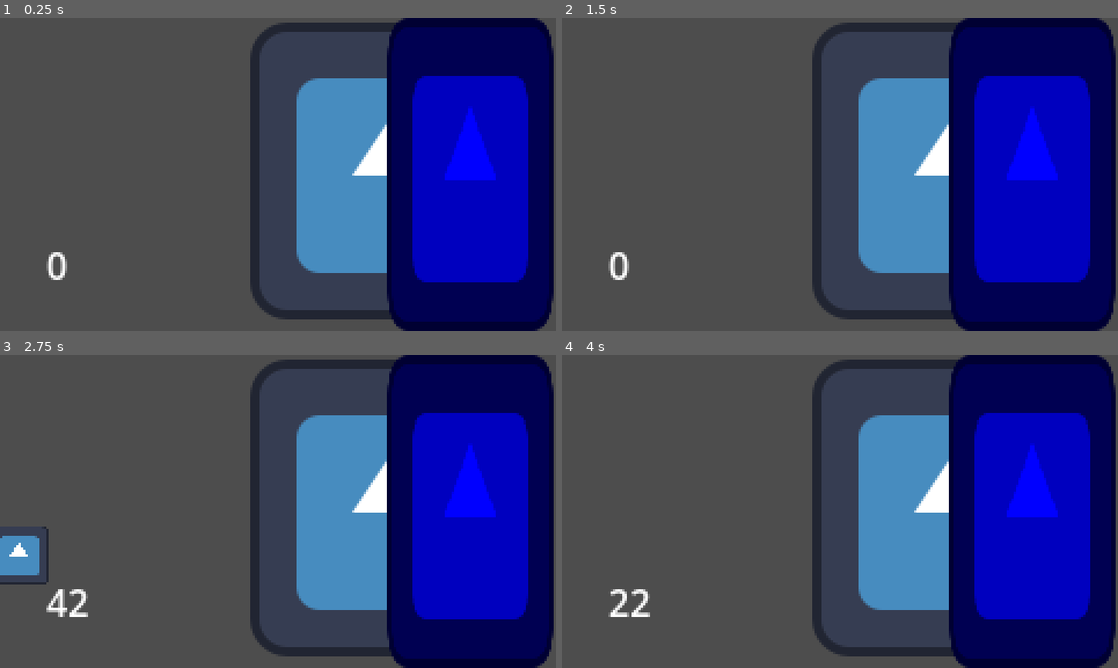
Above: before the commit, frames 1-4 (two rows, left to right).
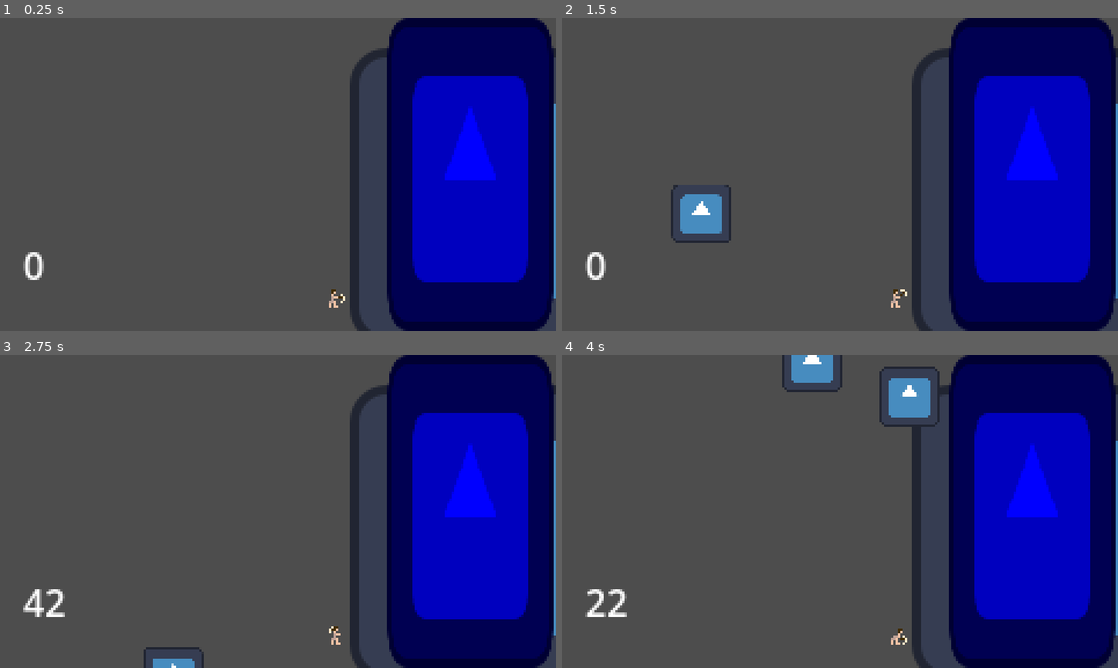
Above: after the commit, the same moments.

Repository: DannyIsYog/incremental-jam-24
Game: Godot game, scene res://Game/Scenes/MainScene.tscn
The game is run twice, just before and just after one commit, with the same random seed, the same clock (stepped at 60 frames per second) and the same inputs. The engine's default icon, where the game draws it, is replaced by a stand-in: a white triangle on a blue panel in a dark square.
Inputs (mouse positions are in pixels of both pictures, inside the frame that each line leads up to):
- Up to frame 1 (0.25 s): no input
- Up to frame 2 (1.5 s): move the mouse to (962, 171) at 0.52 s; hold Space (mine) 0.53-1.28 s; click (962, 171) at 0.67 s; move the mouse to (728, 190) at 1.27 s; tap L (lightning) at 1.35 s; click (728, 190) at 1.42 s
- Up to frame 3 (2.75 s): tap Space (mine) at 1.55 s; move the mouse to (333, 442) at 2.02 s; hold Space (mine) from 2.03 s (still down); click (333, 442) at 2.17 s
- Up to frame 4 (4 s): move the mouse to (812, 574) at 2.77 s; release Space (mine) at 2.78 s; tap Space (mine) at 2.85 s; click (812, 574) at 2.92 s; move the mouse to (1006, 558) at 3.52 s; hold Space (mine) from 3.53 s (still down); tap L (lightning) at 3.6 s; click (1006, 558) at 3.67 s

The runs differ from the first frame. In frame 1, 14% of the frame differs, in the area x 4-100%, y 1-100%; in frame 2, 15%; in frame 3, 16%, in the area x 0-100%, y 1-100%; in frame 4, 15%.

Commit message:
Add Miner

Diff:
--- a/Game/Scenes/MainScene.tscn
+++ b/Game/Scenes/MainScene.tscn
@@ -1,19 +1,19 @@
 [gd_scene load_steps=5 format=3 uid="uid://isxf8l7s834a"]
 
-[ext_resource type="PackedScene" uid="uid://c2juilqsgan7t" path="res://Game/Scenes/Quarry/quarry.tscn" id="1_1etx6"]
+[ext_resource type="PackedScene" uid="uid://c2juilqsgan7t" path="res://Objects/Scenes/Quarry/quarry.tscn" id="1_1etx6"]
 [ext_resource type="PackedScene" uid="uid://ciutgyxd7mf0m" path="res://Game/Scenes/LightningManager.tscn" id="2_j3ykr"]
 [ext_resource type="PackedScene" uid="uid://dw8dmn7yw0cgi" path="res://Objects/Scenes/Tower/Tower.tscn" id="3_7plts"]
-[ext_resource type="PackedScene" uid="uid://bvr6sgkg5c7vx" path="res://Game/Scenes/UI.tscn" id="4_87ur8"]
+[ext_resource type="PackedScene" path="res://Game/Scenes/UI.tscn" id="4_87ur8"]
 
 [node name="MainScene" type="Node2D"]
 
 [node name="Quarry" parent="." instance=ExtResource("1_1etx6")]
-position = Vector2(172, 66)
+position = Vector2(215, 77)
 
 [node name="LightningManager" parent="." node_paths=PackedStringArray("tower") instance=ExtResource("2_j3ykr")]
 tower = NodePath("../Tower")
 
 [node name="Tower" parent="." instance=ExtResource("3_7plts")]
-position = Vector2(60, 135)
+position = Vector2(50, 135)
 
 [node name="Ui" parent="." instance=ExtResource("4_87ur8")]
--- /dev/null
+++ b/Objects/Scenes/Floor.tscn
@@ -0,0 +1,10 @@
+[gd_scene load_steps=3 format=3 uid="uid://clj2thybr2qi8"]
+
+[ext_resource type="Script" path="res://Objects/Scripts/floor.gd" id="1_s74gc"]
+[ext_resource type="Texture2D" uid="uid://dfltmsblbvs7q" path="res://icon.svg" id="2_rw8ac"]
+
+[node name="Floor" type="Node2D"]
+script = ExtResource("1_s74gc")
+
+[node name="FloorSprite" type="Sprite2D" parent="."]
+texture = ExtResource("2_rw8ac")
--- /dev/null
+++ b/Objects/Scenes/Miner.tscn
@@ -0,0 +1,54 @@
+[gd_scene load_steps=8 format=3 uid="uid://ciymabsx72kes"]
+
+[ext_resource type="Script" path="res://Objects/Scripts/Miner.gd" id="1_iolpa"]
+[ext_resource type="Texture2D" uid="uid://bnwvafghwlv86" path="res://Assets/Sprite_sheet_02.png" id="2_8prd8"]
+
+[sub_resource type="AtlasTexture" id="AtlasTexture_l832l"]
+atlas = ExtResource("2_8prd8")
+region = Rect2(0, 0, 8, 8)
+
+[sub_resource type="AtlasTexture" id="AtlasTexture_35lcn"]
+atlas = ExtResource("2_8prd8")
+region = Rect2(8, 0, 8, 8)
+
+[sub_resource type="AtlasTexture" id="AtlasTexture_fydin"]
+atlas = ExtResource("2_8prd8")
+region = Rect2(16, 0, 8, 8)
+
+[sub_resource type="AtlasTexture" id="AtlasTexture_0cteq"]
+atlas = ExtResource("2_8prd8")
+region = Rect2(24, 0, 8, 8)
+
+[sub_resource type="SpriteFrames" id="SpriteFrames_4gbch"]
+animations = [{
+"frames": [{
+"duration": 1.0,
+"texture": SubResource("AtlasTexture_l832l")
+}, {
+"duration": 1.0,
+"texture": SubResource("AtlasTexture_35lcn")
+}, {
+"duration": 1.0,
+"texture": SubResource("AtlasTexture_fydin")
+}, {
+"duration": 1.0,
+"texture": SubResource("AtlasTexture_0cteq")
+}],
+"loop": true,
+"name": &"Mine",
+"speed": 4.0
+}]
+
+[node name="Miner" type="Node2D"]
+script = ExtResource("1_iolpa")
+
+[node name="Timer" type="Timer" parent="."]
+autostart = true
+
+[node name="AnimatedSprite2D" type="AnimatedSprite2D" parent="."]
+sprite_frames = SubResource("SpriteFrames_4gbch")
+animation = &"Mine"
+autoplay = "Mine"
+frame_progress = 0.858988
+
+[connection signal="timeout" from="Timer" to="." method="_on_timer_timeout"]
--- a/Game/Scenes/Quarry/quarry.tscn
+++ b/Objects/Scenes/Quarry/quarry.tscn
@@ -1,8 +1,9 @@
-[gd_scene load_steps=6 format=3 uid="uid://c2juilqsgan7t"]
+[gd_scene load_steps=7 format=3 uid="uid://c2juilqsgan7t"]
 
-[ext_resource type="Script" path="res://Game/Scripts/Quarry/quarry.gd" id="1_4gaac"]
-[ext_resource type="PackedScene" uid="uid://ddgkfxl1ljcbr" path="res://Game/Scenes/Quarry/stone.tscn" id="2_0c3e7"]
+[ext_resource type="Script" path="res://Objects/Scripts/Quarry/quarry.gd" id="1_tth72"]
+[ext_resource type="PackedScene" uid="uid://ddgkfxl1ljcbr" path="res://Objects/Scenes/Quarry/stone.tscn" id="2_0c3e7"]
 [ext_resource type="Texture2D" uid="uid://dfltmsblbvs7q" path="res://icon.svg" id="2_6ypvl"]
+[ext_resource type="PackedScene" uid="uid://ciymabsx72kes" path="res://Objects/Scenes/Miner.tscn" id="4_1rkk4"]
 
 [sub_resource type="RectangleShape2D" id="RectangleShape2D_aoyxi"]
 size = Vector2(127, 127)
@@ -11,7 +12,7 @@
 size = Vector2(128, 128)
 
 [node name="Quarry" type="CharacterBody2D"]
-script = ExtResource("1_4gaac")
+script = ExtResource("1_tth72")
 stone_scene = ExtResource("2_0c3e7")
 
 [node name="CollisionShape2D" type="CollisionShape2D" parent="."]
@@ -29,5 +30,9 @@
 
 [node name="Pile" type="Node" parent="."]
 
+[node name="Miner" parent="." instance=ExtResource("4_1rkk4")]
+position = Vector2(-69, 44)
+scale = Vector2(-1, 1)
+
 [connection signal="mouse_entered" from="Area2D" to="." method="_mouse_entered"]
 [connection signal="mouse_exited" from="Area2D" to="." method="_mouse_exited"]
--- a/Game/Scenes/Quarry/stone.tscn
+++ b/Objects/Scenes/Quarry/stone.tscn
@@ -1,16 +1,16 @@
 [gd_scene load_steps=4 format=3 uid="uid://ddgkfxl1ljcbr"]
 
-[ext_resource type="Script" path="res://Game/Scripts/Quarry/stone.gd" id="1_ajpku"]
-[ext_resource type="Texture2D" uid="uid://dfltmsblbvs7q" path="res://icon.svg" id="1_gn3tu"]
+[ext_resource type="Script" path="res://Objects/Scripts/Quarry/stone.gd" id="1_jhify"]
+[ext_resource type="Texture2D" uid="uid://dfltmsblbvs7q" path="res://icon.svg" id="2_j6bm8"]
 
 [sub_resource type="RectangleShape2D" id="RectangleShape2D_clo5r"]
 
 [node name="Stone" type="CharacterBody2D"]
 scale = Vector2(0.2, 0.2)
-script = ExtResource("1_ajpku")
+script = ExtResource("1_jhify")
 
 [node name="CollisionShape2D" type="CollisionShape2D" parent="."]
 shape = SubResource("RectangleShape2D_clo5r")
 
 [node name="Sprite2D" type="Sprite2D" parent="."]
-texture = ExtResource("1_gn3tu")
+texture = ExtResource("2_j6bm8")
--- /dev/null
+++ b/Objects/Scenes/Tower.tscn
@@ -0,0 +1,17 @@
+[gd_scene load_steps=3 format=3 uid="uid://oa2051tf2hq"]
+
+[ext_resource type="Script" path="res://Objects/Scripts/tower.gd" id="1_1syys"]
+[ext_resource type="PackedScene" uid="uid://clj2thybr2qi8" path="res://Objects/Scenes/Floor.tscn" id="2_gwkr1"]
+
+[node name="Tower" type="Node2D"]
+script = ExtResource("1_1syys")
+floors_scene = ExtResource("2_gwkr1")
+
+[node name="floors" type="Node2D" parent="."]
+
+[node name="towerText" type="RichTextLabel" parent="."]
+offset_left = -83.0
+offset_right = -43.0
+offset_bottom = 40.0
+bbcode_enabled = true
+text = "0"
--- /dev/null
+++ b/Objects/Scripts/Miner.gd
@@ -0,0 +1,16 @@
+extends Node2D
+
+@onready var animated_sprite_2d = $AnimatedSprite2D
+@onready var quarry = $".."
+@onready var timer = $Timer
+
+func _ready():
+	update_mine_speed()
+
+func update_mine_speed():
+	animated_sprite_2d.speed_scale = animated_sprite_2d.get_playing_speed() * Values.mine_speed.total_value
+	timer.wait_time = 1/animated_sprite_2d.get_playing_speed()
+
+func _on_timer_timeout():
+	quarry.mine_stone(Values.mine_speed.total_value)
+	timer.start()
--- a/Game/Scripts/Quarry/quarry.gd
+++ b/Objects/Scripts/Quarry/quarry.gd
@@ -1,4 +1,5 @@
 extends CharacterBody2D
+class_name  Quarry
 
 #Size of the pile
 @export var pile_size:= 0
Binary file added: Assets/Sprite_sheet_01.png
Not shown, added: Assets/Sprite_sheet_01.png.import
Binary file added: Assets/Sprite_sheet_02.png
Not shown, added: Assets/Sprite_sheet_02.png.import
Renamed: Game/Scripts/Quarry/stone.gd -> Objects/Scripts/Quarry/stone.gd
